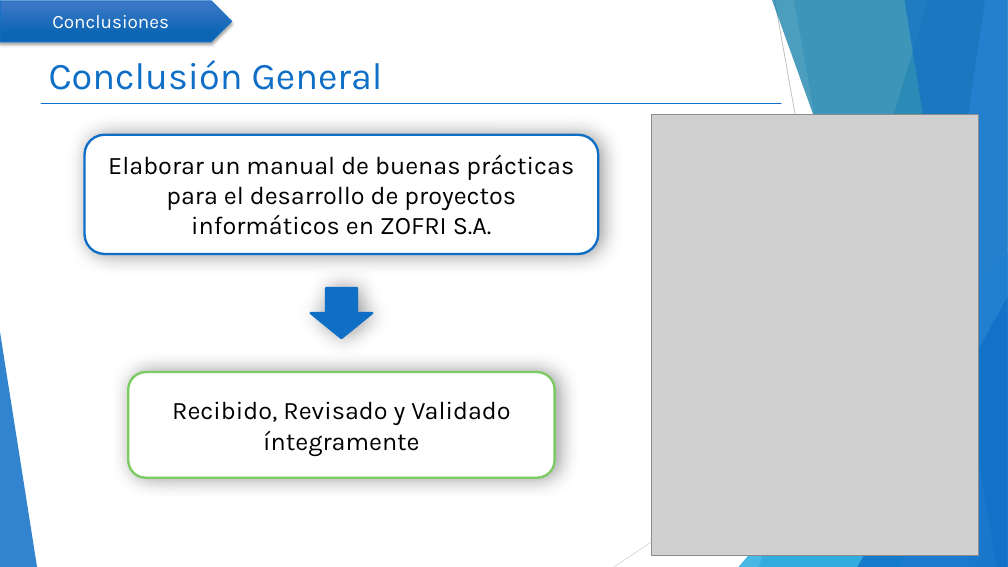
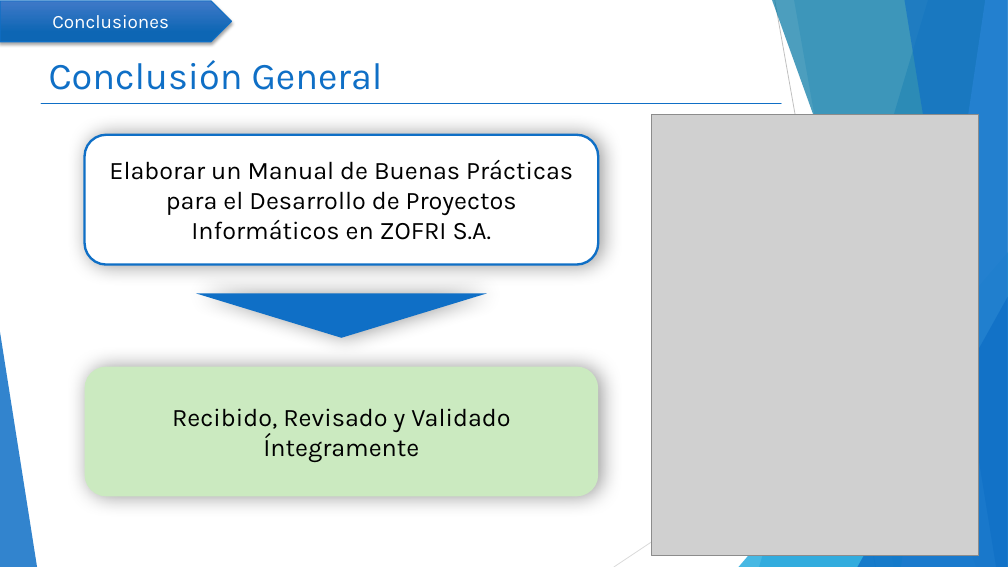
Before and after one commit to mcamara75/tituloUnap, a slide deck: slide 18 of 2018/TT IQQ 2018 Camara y Garay.pptx (slide 19 before the commit). Drawn at 1008x567 pixels with LibreOffice and Linux fonts; fonts in the diff are those of the drawing; grey boxes stand for pictures. Boxes give left, top, right and bottom in pixels: in the first picture for what was removed or moved away, otherwise in the second. Text is boxed around its words. In the diff, an @@ line names an element or a change of style, - is before the commit and + after.

```diff
--- a/2018/TT IQQ 2018 Camara y Garay.pptx
+++ b/2018/TT IQQ 2018 Camara y Garay.pptx
@@ rounded rectangle "Elaborar un Manual de Buenas ...": place and size @@
-rounded rectangle "Elaborar un Manual de Buenas ..." at [85, 135, 599, 254]
+rounded rectangle "Elaborar un Manual de Buenas ..." at [85, 135, 599, 265]
@@ text in rounded rectangle at [109, 160, 573, 240]: text changed @@
-Elaborar un manual de buenas prácticas para el desarrollo de proyectos informáticos en ZOFRI S.A.
+Elaborar un Manual de Buenas Prácticas para el Desarrollo de Proyectos Informáticos en ZOFRI S.A.
@@ flow chart merge added at [196, 293, 487, 338], fill #0F6FC6 @@
@@ right arrow removed at [310, 288, 372, 338] @@
@@ rounded rectangle "Recibido, Revisado y Validado Íntegramente": place and size @@
-rounded rectangle "Recibido, Revisado y Validado Íntegramente" at [129, 372, 555, 478]
+rounded rectangle "Recibido, Revisado y Validado Íntegramente" at [85, 367, 599, 497]
@@ rounded rectangle "Recibido, Revisado y Validado Íntegramente" at [85, 367, 599, 497]: fill #FFFFFF to #CBEAC0; outline #7CCA62 2.25 pt to none @@
@@ text in rounded rectangle at [172, 408, 510, 462]: text changed @@
-Recibido, Revisado y Validado íntegramente
+Recibido, Revisado y Validado Íntegramente
```
Also in this commit, not shown: 11 other slides changed, 1 slide removed.
